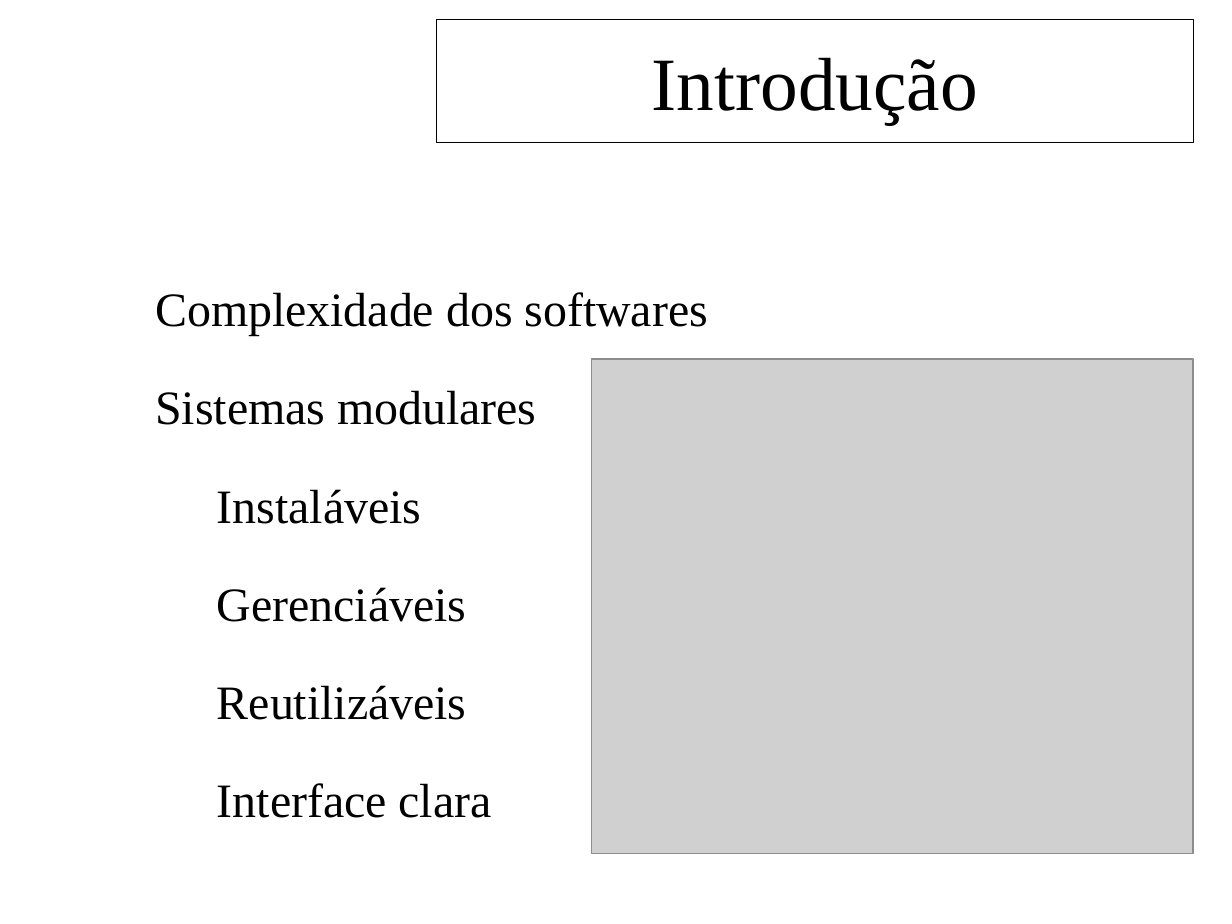
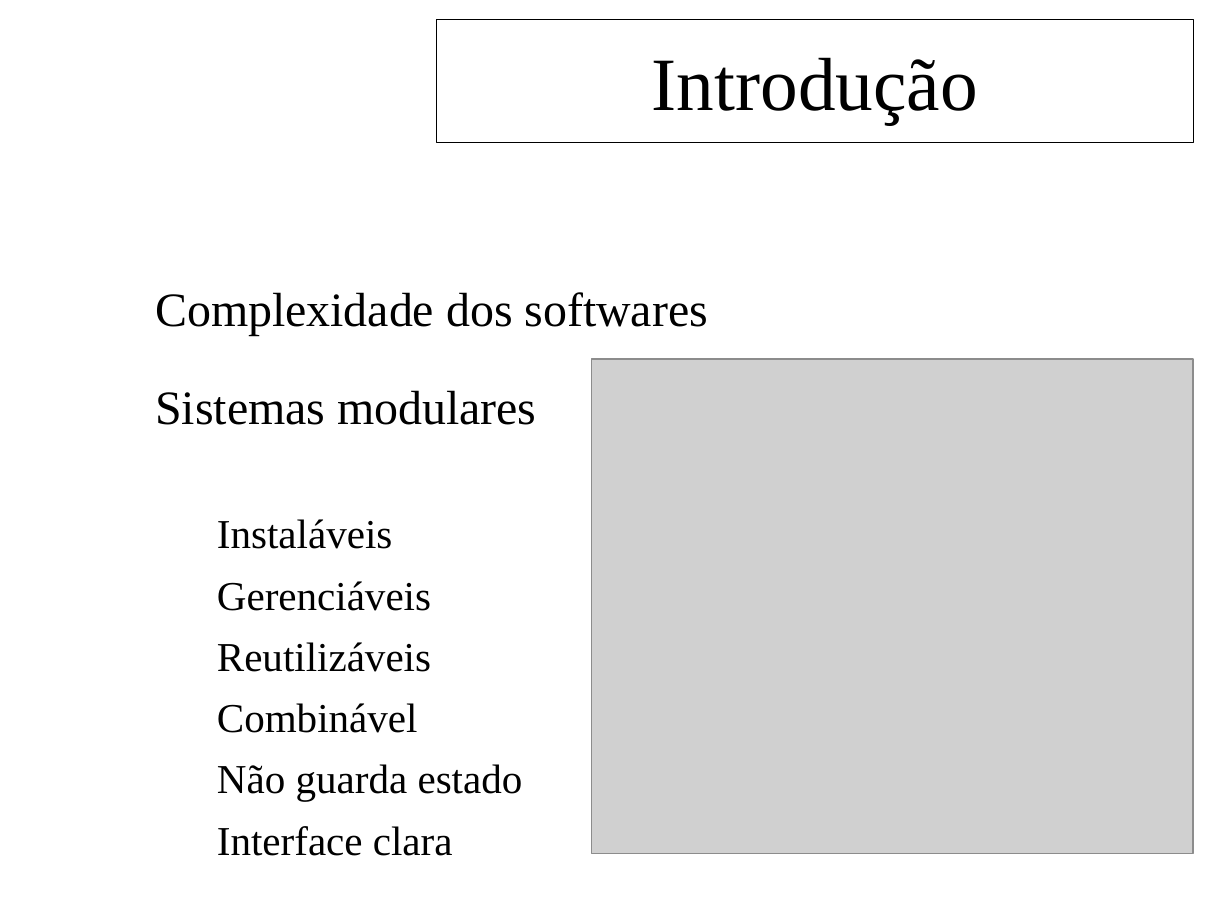
Before and after one commit to feliperodriguesprado/tcc_repository, a slide deck: slide 4 of documents/life_cycle/qualificacao/qualificacao_slides.odp. Drawn at 1232x924 pixels with LibreOffice and Linux fonts; fonts in the diff are those of the drawing; grey boxes stand for pictures; background and template pictures are left out. Boxes give left, top, right and bottom in pixels: in the first picture for what was removed or moved away, otherwise in the second. Text is boxed around its words. In the diff, an @@ line names an element or a change of style, - is before the commit and + after.

```diff
--- a/documents/life_cycle/qualificacao/qualificacao_slides.odp
+++ b/documents/life_cycle/qualificacao/qualificacao_slides.odp
@@ text at [217, 519, 453, 856]: size 28 to 24 pt in "Instaláveis", "Gerenciáveis", "Reutilizáveis", "Interface clara"; line spacing 1.5 to 1 @@
@@ text at [217, 703, 523, 801]: paragraphs added @@
+  ➔ Combinável
+  ➔ Não guarda estado
```
Also in this commit, not shown: 1 other slide changed, 1 other file.
